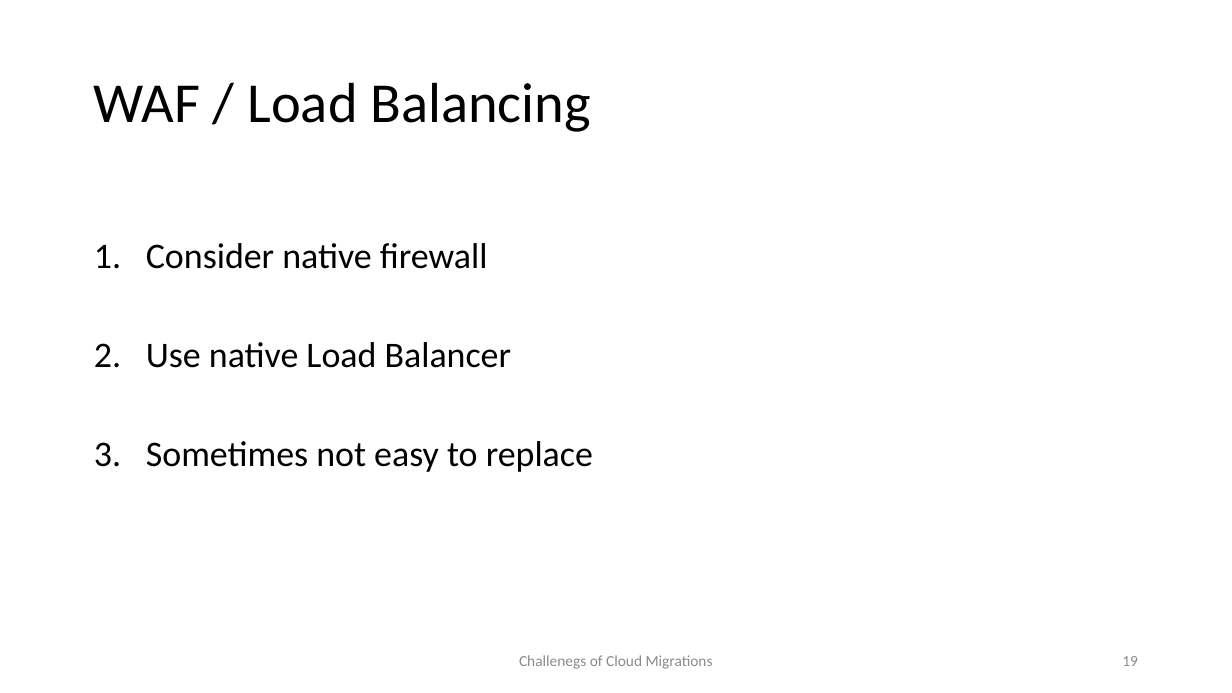
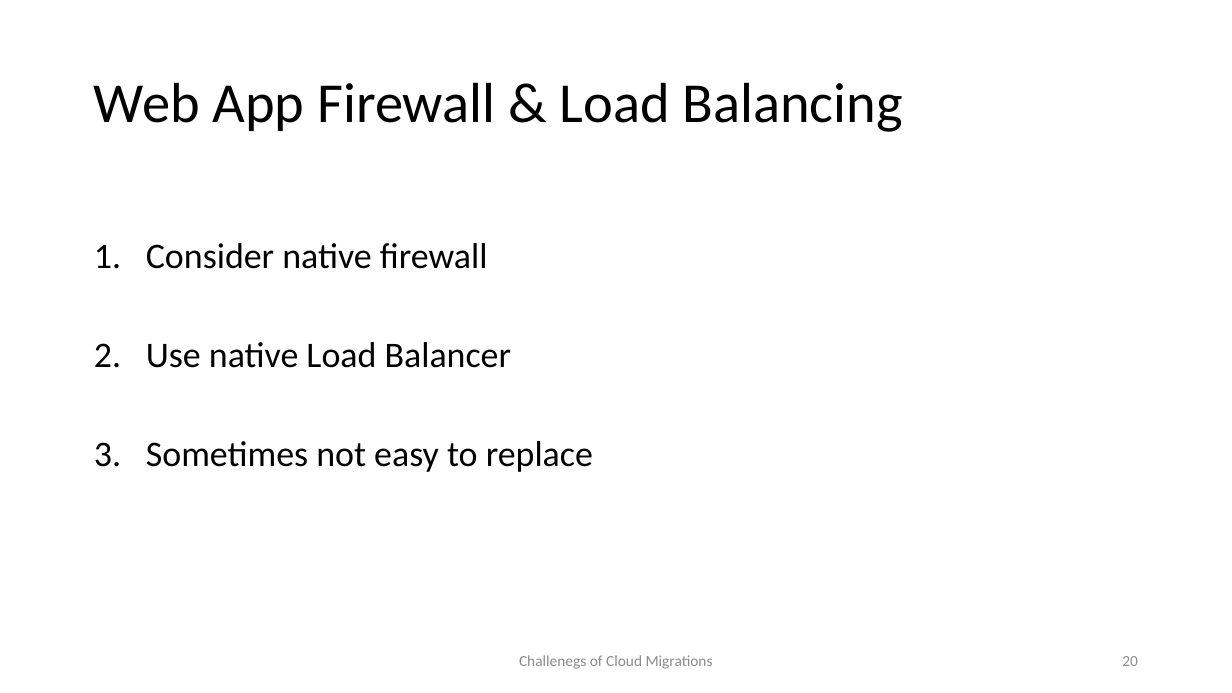
Before and after one commit to wrijugh/techtalks, a slide deck: slide 20 of slides/Challenges-of-Cloud-Migrations-Aug22.pptx (slide 19 before the commit). Drawn at 1232x693 pixels with LibreOffice and Linux fonts; fonts in the diff are those of the drawing. Boxes give left, top, right and bottom in pixels: in the first picture for what was removed or moved away, otherwise in the second. Text is boxed around its words. In the diff, an @@ line names an element or a change of style, - is before the commit and + after.

```diff
--- a/slides/Challenges-of-Cloud-Migrations-Aug22.pptx
+++ b/slides/Challenges-of-Cloud-Migrations-Aug22.pptx
@@ title at (94, 82, 903, 132): text changed @@
-WAF / Load Balancing
+Web App Firewall & Load Balancing
@@ page number at (1122, 656, 1138, 666): text changed @@
-19
+20
```
Also in this commit, not shown: 8 other slides changed, 2 slides added.
